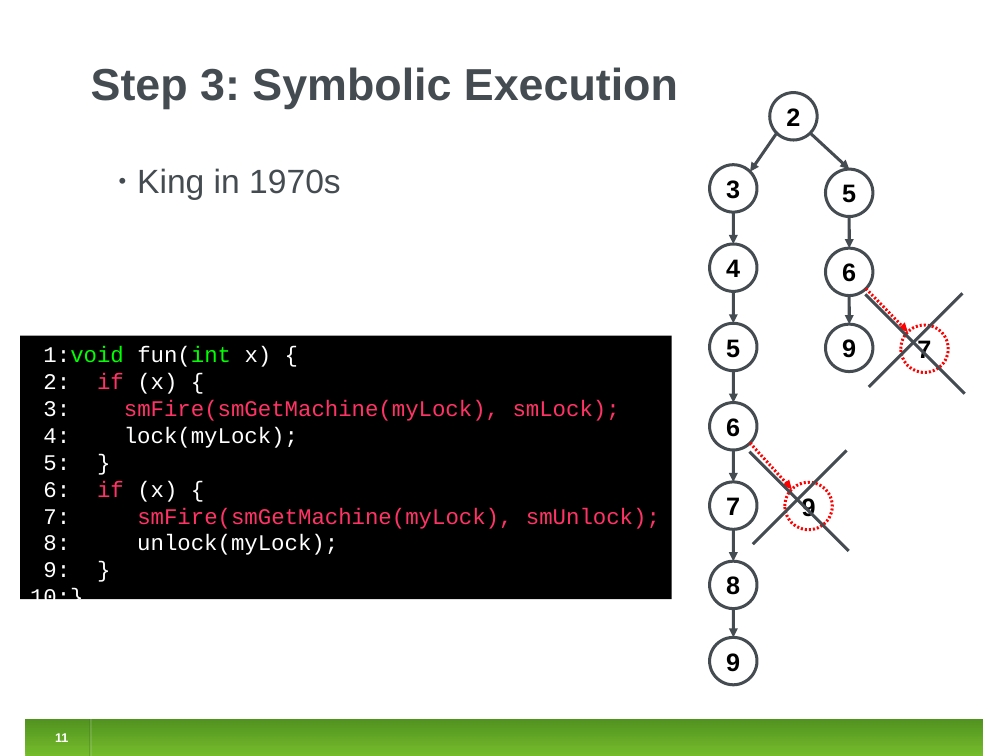
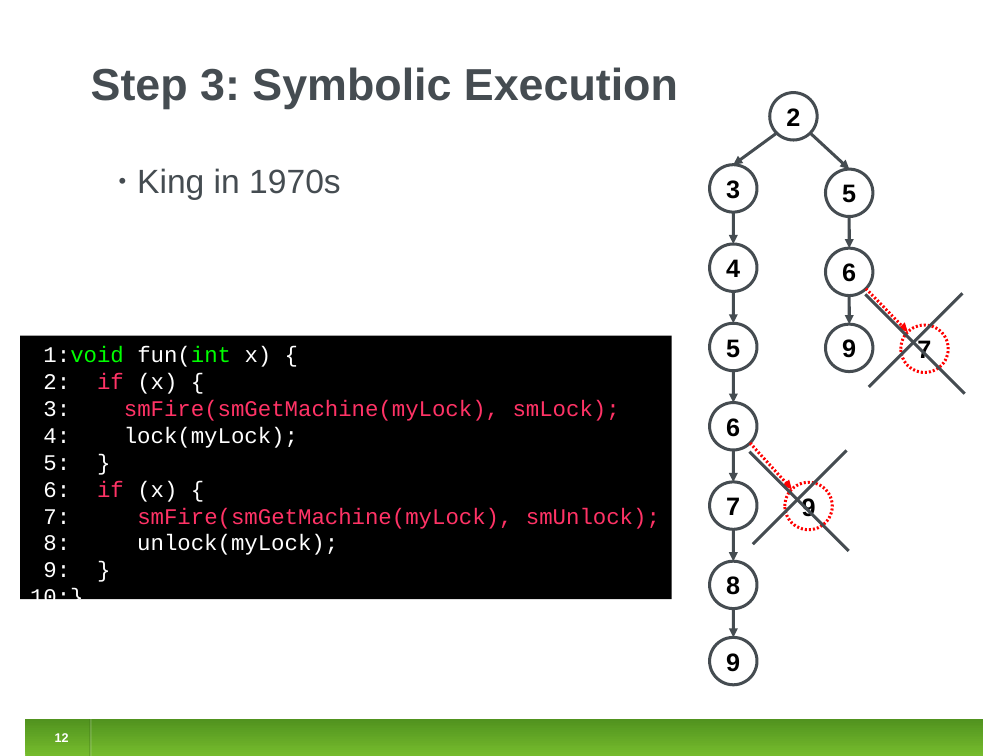
Before and after one commit to jirislaby/writings, a slide deck: slide 12 of presentations/fmics2012.odp (slide 11 before the commit). Drawn at 1008x756 pixels with LibreOffice and Linux fonts; fonts in the diff are those of the drawing. Boxes give left, top, right and bottom in pixels: in the first picture for what was removed or moved away, otherwise in the second. Text is boxed around its words. In the diff, an @@ line names an element or a change of style, - is before the commit and + after.

```diff
--- a/presentations/fmics2012.odp
+++ b/presentations/fmics2012.odp
@@ arrow moved from (777, 133) - (750, 171) to (777, 133) - (733, 164) @@
@@ page number at (x1=55, y1=733, x2=69, y2=742): text changed @@
-11
+12
```
Also in this commit, not shown: 6 other slides changed, 1 slide added.
